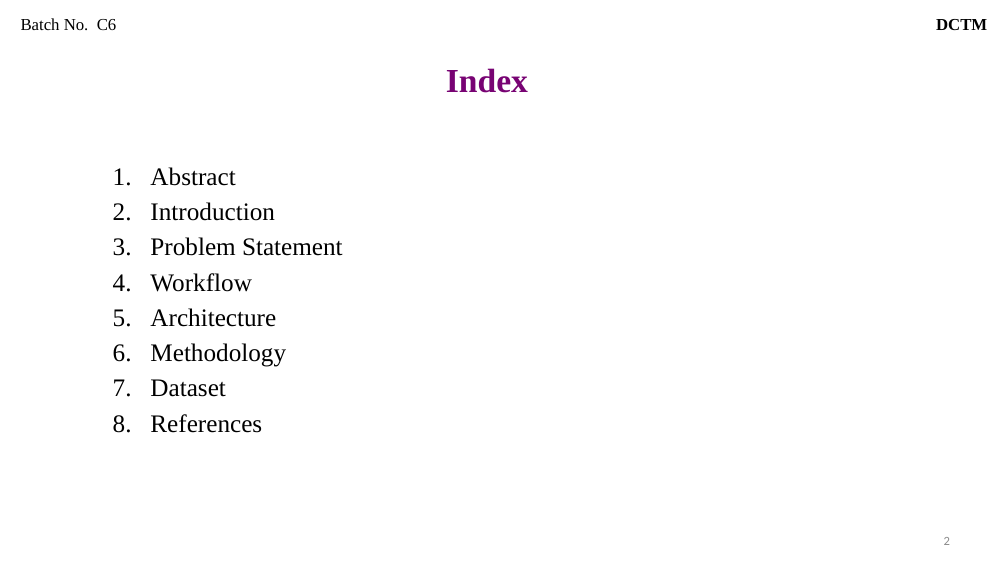
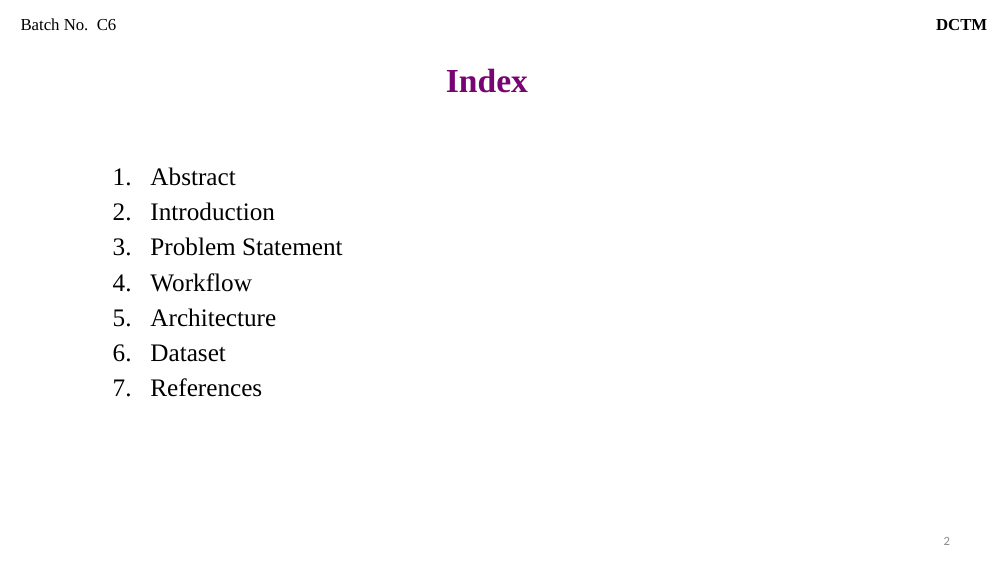
Before and after one commit to Thrinadh-25/DCTM, a slide deck: slide 2 of review 2/ppt main/review 2 c6 dctm.pptx. Drawn at 1008x567 pixels with LibreOffice and Linux fonts; fonts in the diff are those of the drawing. Boxes give left, top, right and bottom in pixels: in the first picture for what was removed or moved away, otherwise in the second. Text is boxed around its words. In the diff, an @@ line names an element or a change of style, - is before the commit and + after.

```diff
--- a/review 2/ppt main/review 2 c6 dctm.pptx
+++ b/review 2/ppt main/review 2 c6 dctm.pptx
@@ text at [150, 343, 286, 367]: paragraph removed @@
-6. Methodology
```
Also in this commit, not shown: 6 other slides changed, 1 slide removed, 4 other files.
